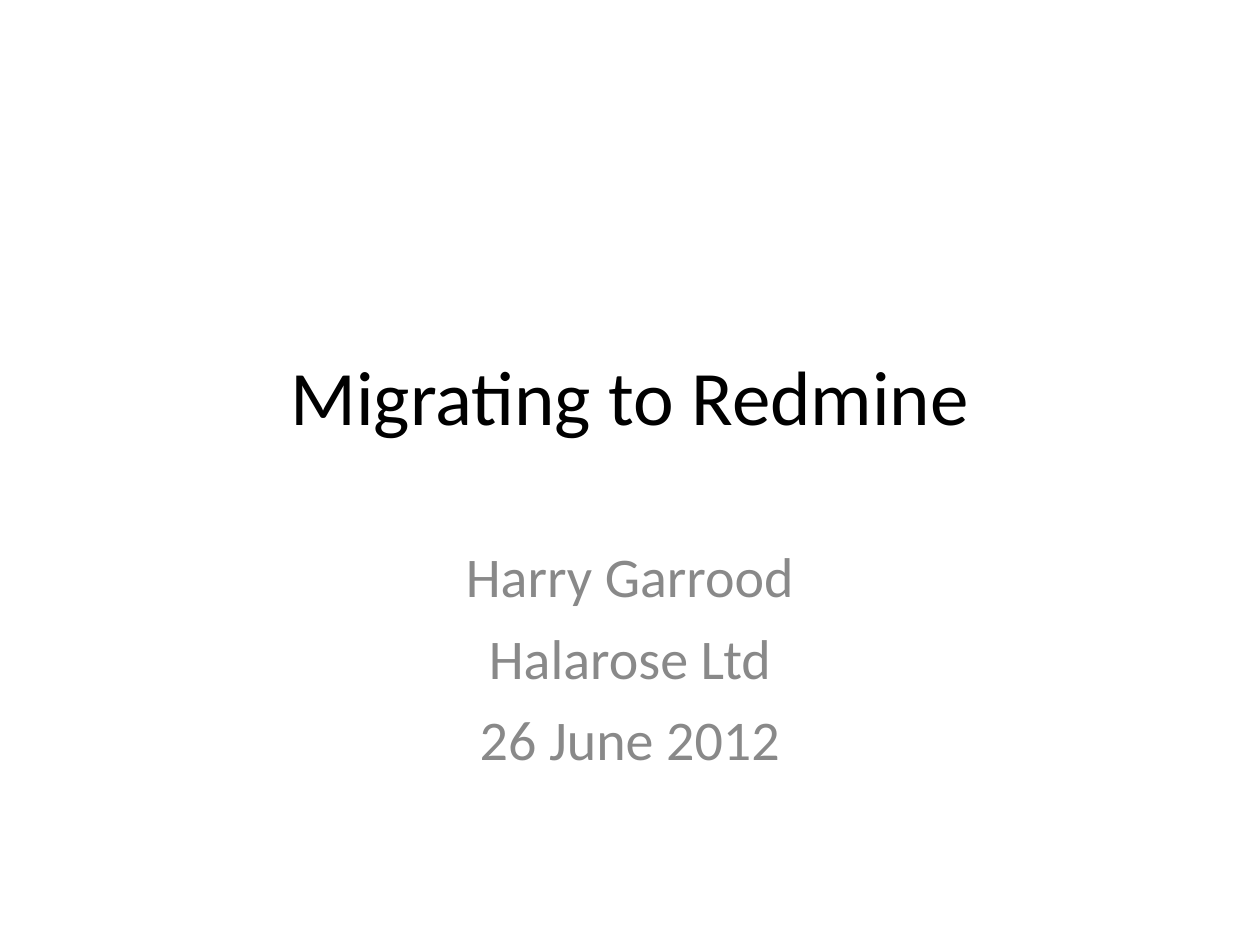
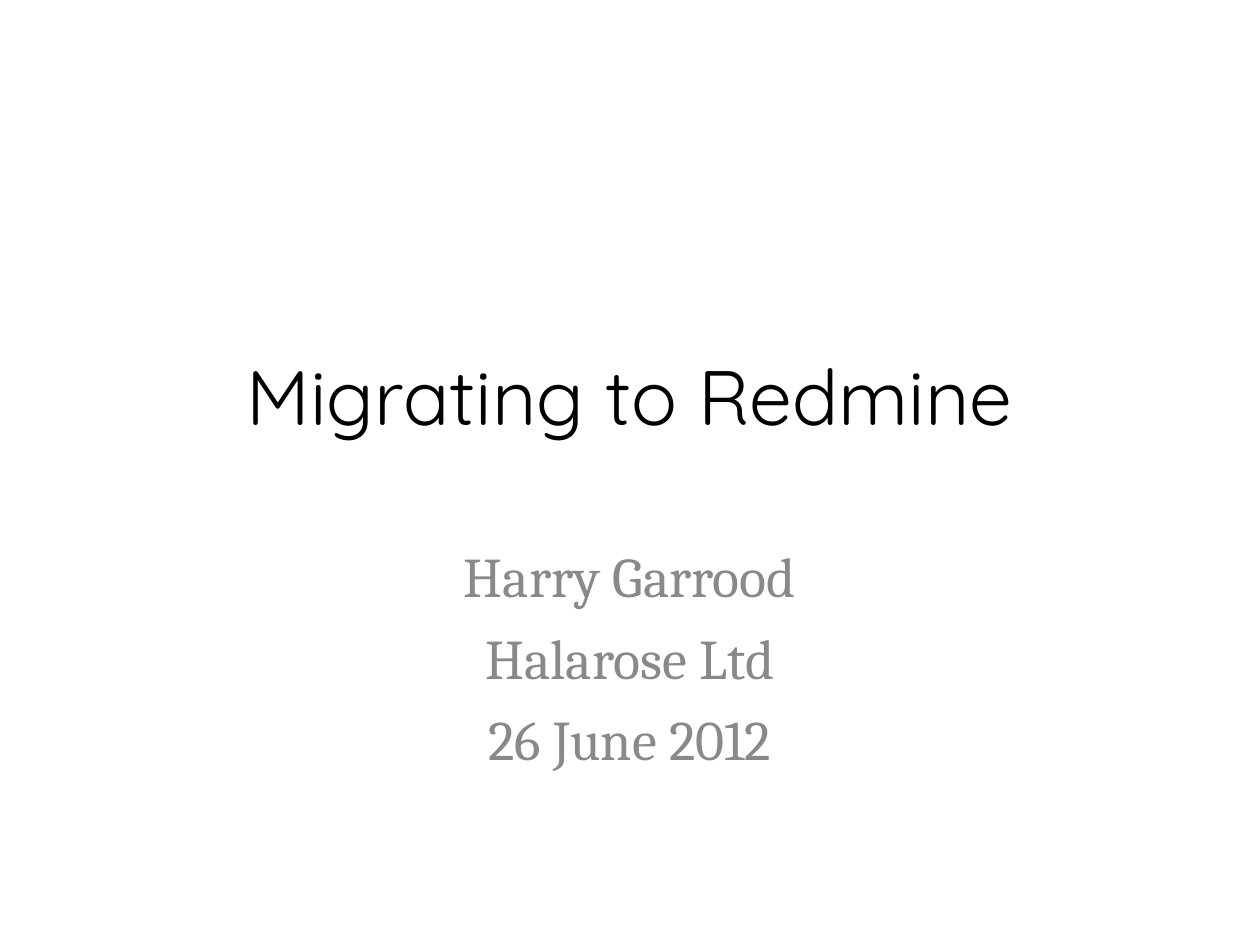
Before and after one commit to hdgarrood/yini-cttb-redmine, a slide deck: slide 1 of Migrating to Redmine.ppt. Drawn at 1260x945 pixels with LibreOffice and Linux fonts; fonts in the diff are those of the drawing; background and template pictures are left out. Boxes give left, top, right and bottom in pixels: in the first picture for what was removed or moved away, otherwise in the second. Text is boxed around its words. In the diff, an @@ line names an element or a change of style, - is before the commit and + after.

Commit message:
apply a style
now it looks better

```diff
--- a/Migrating to Redmine.ppt
+++ b/Migrating to Redmine.ppt
@@ title "Migrating to Redmine" at bbox=[247, 368, 1012, 441]: font Calibri to Quicksand @@
@@ subtitle "Harry Garrood" at bbox=[464, 558, 796, 771]: font Calibri to Cambria @@
```
Also in this commit, not shown: 6 other slides changed.
